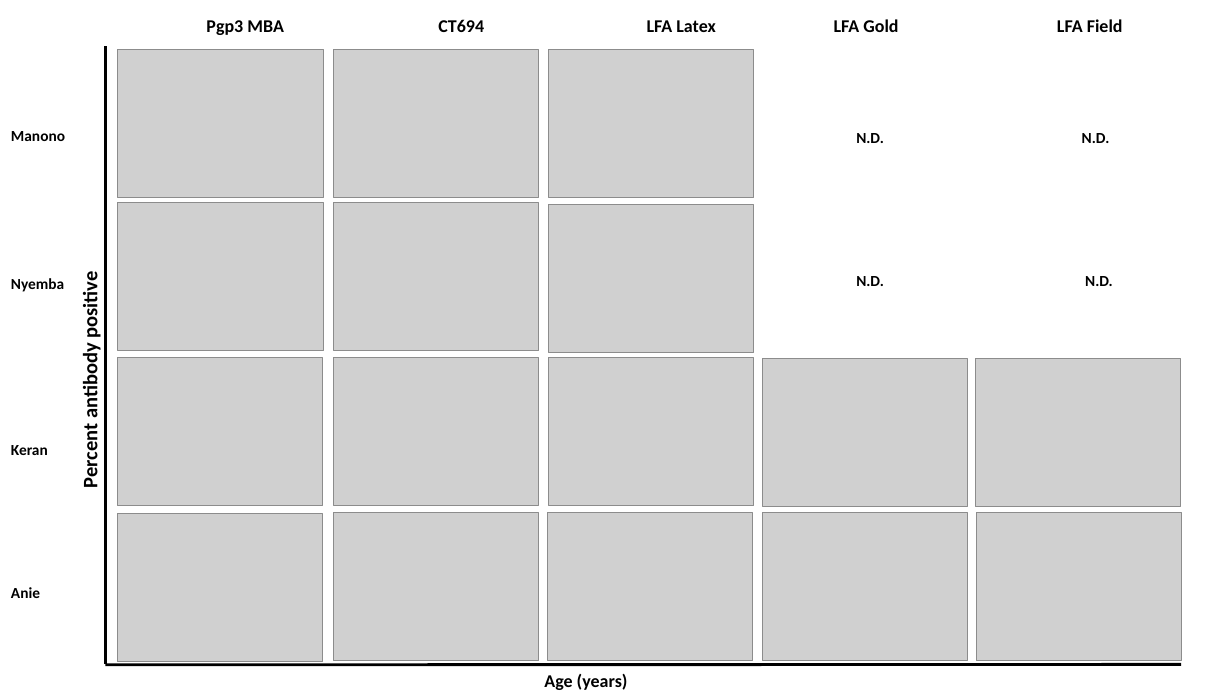
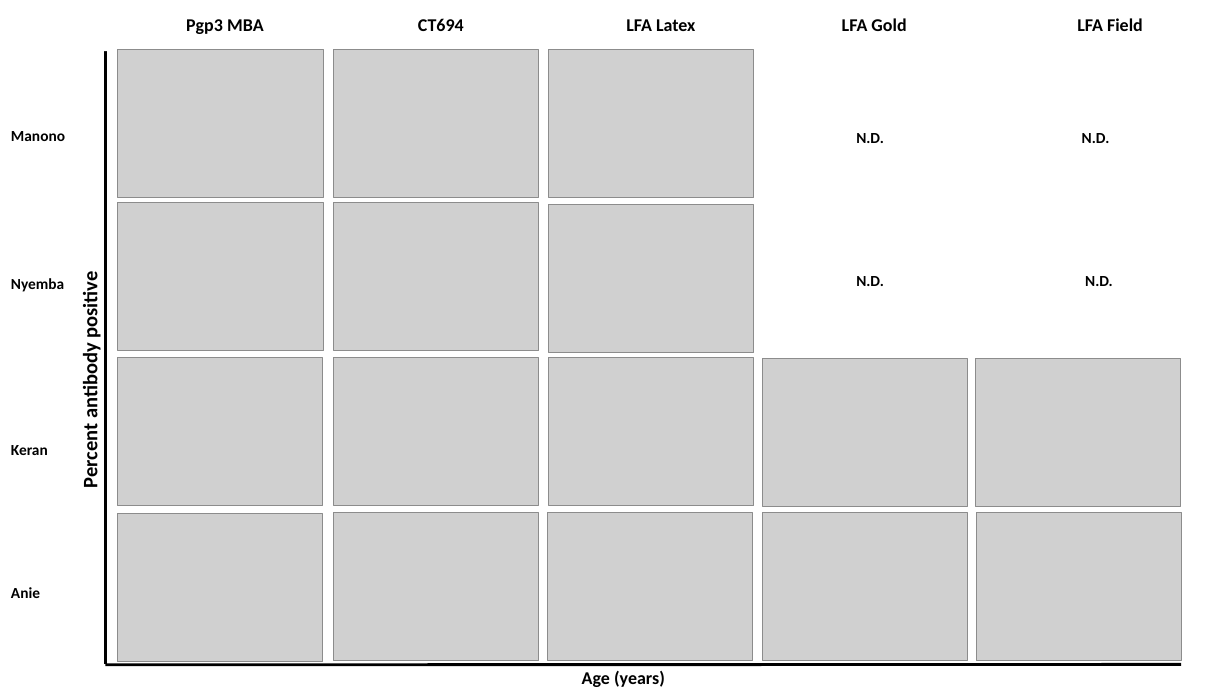
Before and after one commit to jessmhoehner/CDC_Multicountry_trachoma_seroproject, a slide deck: slide 1 of docs/Figure3_draft_JR.pptx. Drawn at 1232x693 pixels with LibreOffice and Linux fonts; fonts in the diff are those of the drawing; grey boxes stand for pictures. Boxes give left, top, right and bottom in pixels: in the first picture for what was removed or moved away, otherwise in the second. Text is boxed around its words. In the diff, an @@ line names an element or a change of style, - is before the commit and + after.

```diff
--- a/docs/Figure3_draft_JR.pptx
+++ b/docs/Figure3_draft_JR.pptx
@@ text "Pgp3 MBA CT694 LFA Latex ..." rewrapped from box(206, 19, 1123, 35) to box(186, 18, 1143, 34) @@
@@ text "Age (years)": place and size @@
-text "Age (years)" at box(544, 674, 628, 690)
+text "Age (years)" at box(582, 671, 665, 687)
```
Also in this commit, not shown: 44 other files.
